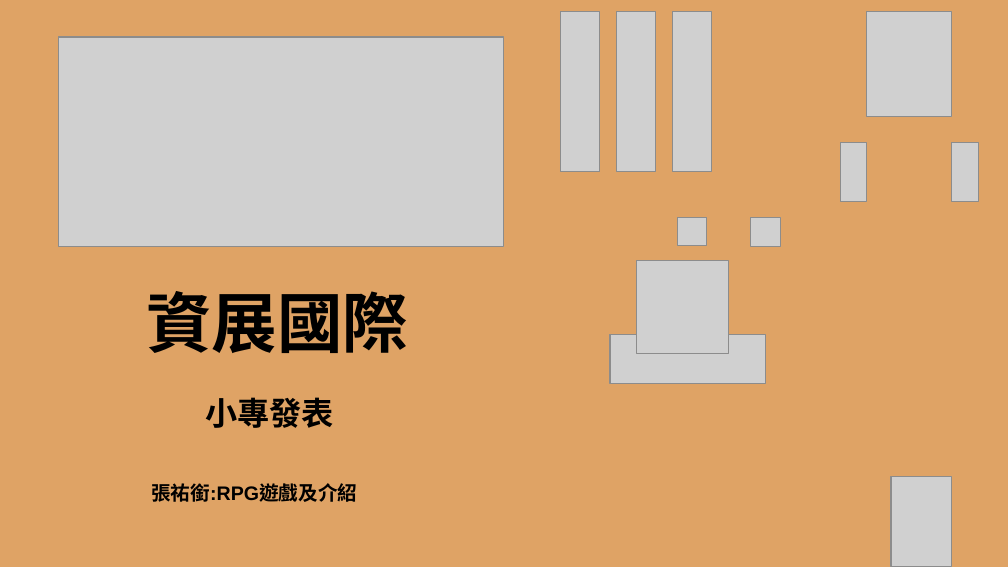
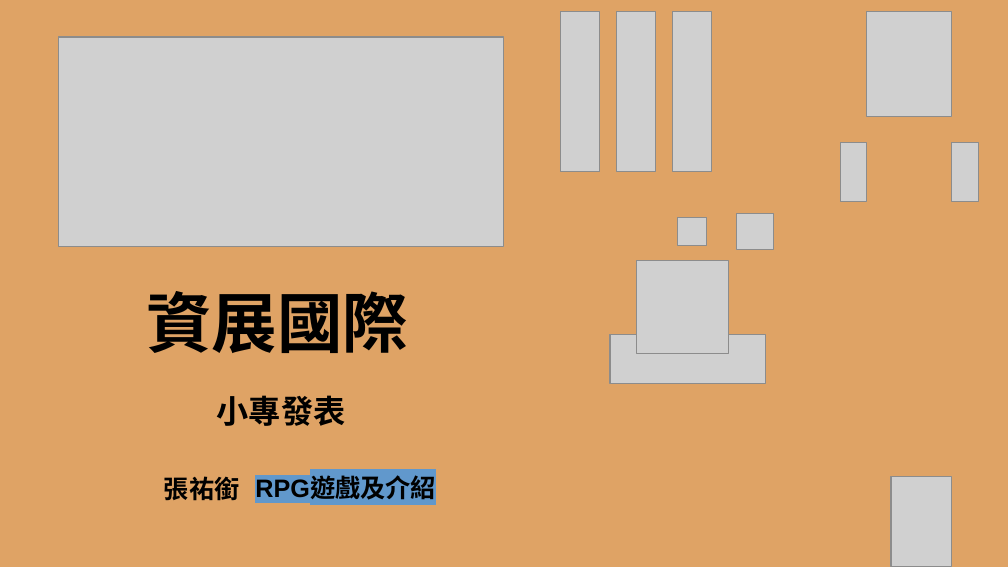
Before and after one commit to wsadtref95/aaa, a slide deck: slide 1 of 資展國際 小專.pptx. Drawn at 1008x567 pixels with LibreOffice and Linux fonts; fonts in the diff are those of the drawing; grey boxes stand for pictures; background and template pictures are left out. Boxes give left, top, right and bottom in pixels: in the first picture for what was removed or moved away, otherwise in the second. Text is boxed around its words. In the diff, an @@ line names an element or a change of style, - is before the commit and + after.

```diff
--- a/資展國際 小專.pptx
+++ b/資展國際 小專.pptx
@@ picture: place and size @@
-picture at [750, 217, 780, 246]
+picture at [736, 214, 773, 250]
@@ subtitle "小專發表": place and size @@
-subtitle "小專發表" at [205, 397, 334, 428]
+subtitle "小專發表" at [217, 395, 346, 426]
@@ text at [164, 476, 240, 501]: text changed; size 14 to 18 pt @@
-張祐銜:RPG遊戲及介紹
+張祐銜
@@ text added at [255, 477, 436, 500], 18 pt, text #000000, bold @@
+RPG遊戲及介紹
```
Also in this commit, not shown: 8 other slides changed, 1 slide added.
